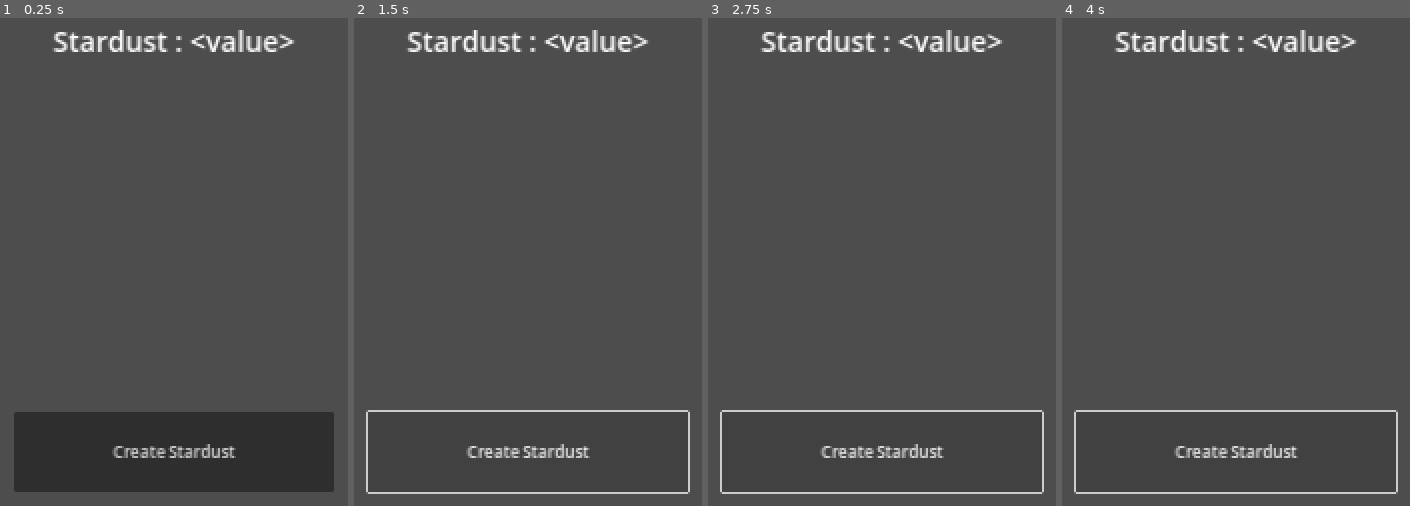
Above: before the commit, frames 1-4 (left to right).
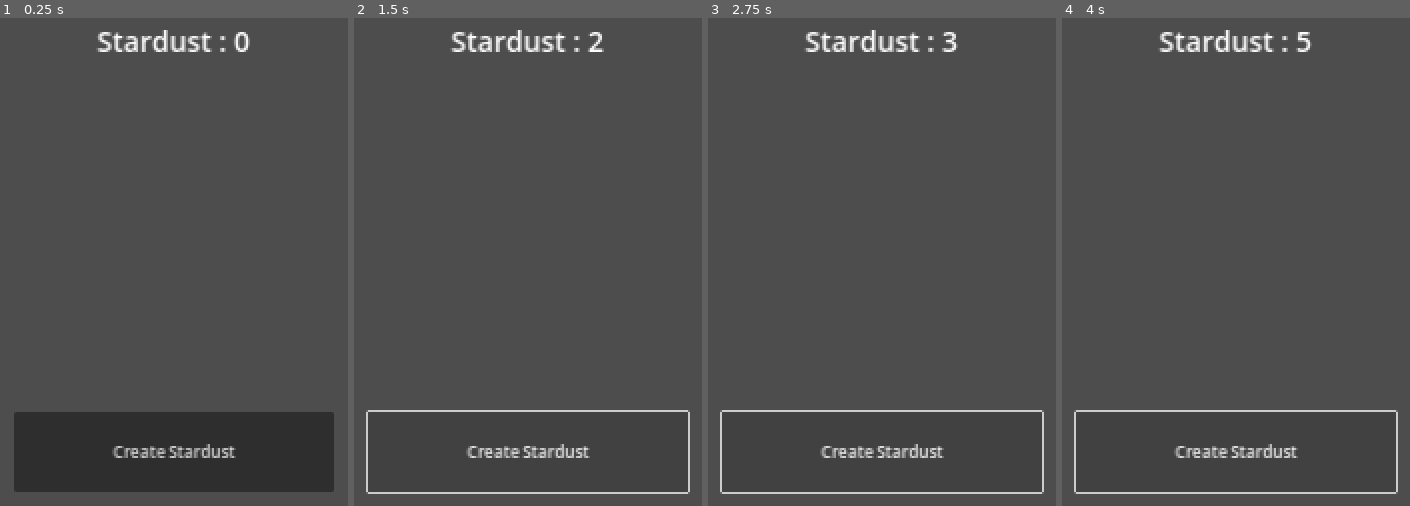
Above: after the commit, the same moments.

Repository: s9120511/new_idle_game
Game: Godot game, scene res://scene/prototype/clicker/prototype_clicker.tscn
The game is run twice, just before and just after one commit, with the same random seed, the same clock (stepped at 60 frames per second) and the same inputs. The project has no main scene, so this scene is started directly.
Inputs:
- Up to frame 1 (0.25 s): no input
- Up to frame 2 (1.5 s): click "Create Stardust" at 0.5 s; click "Create Stardust" at 1.25 s
- Up to frame 3 (2.75 s): click "Create Stardust" at 2 s
- Up to frame 4 (4 s): tap Enter at 2.75 s; tap Space at 3.5 s

The runs differ from the first frame. In frame 1, 1.8% of the frame differs, in the area x 14-85%, y 2-7%; in frame 2, 1.8%; in frame 3, 1.8%; in frame 4, 1.9%.

Commit message:
Clicker Prototype

Diff:
--- a/scene/prototype/clicker/prototype_clicker.gd
+++ b/scene/prototype/clicker/prototype_clicker.gd
@@ -1,6 +1,26 @@
 class_name PrototypeClicker
 extends Control
+## A clicker prototype creating stardust.
 
+## 顯示stardust用的label
 @export var label : Label
 
+## stardust的數量
 var stardust : int = 0
+
+## 初始化
+func _ready() -> void:
+	update_label_text()
+
+## 點擊產生stardust
+func create_stardust() -> void:
+	stardust += 1
+	update_label_text()
+
+## 刷新label顯示
+func update_label_text() -> void:
+	label.text = "Stardust : %s" %stardust
+
+## 當按鈕按下時執行的動作
+func _on_button_pressed() -> void:
+	create_stardust()
--- a/scene/prototype/clicker/prototype_clicker.tscn
+++ b/scene/prototype/clicker/prototype_clicker.tscn
@@ -39,3 +39,5 @@
 grow_horizontal = 2
 grow_vertical = 2
 text = "Create Stardust"
+
+[connection signal="pressed" from="Button" to="." method="_on_button_pressed"]
